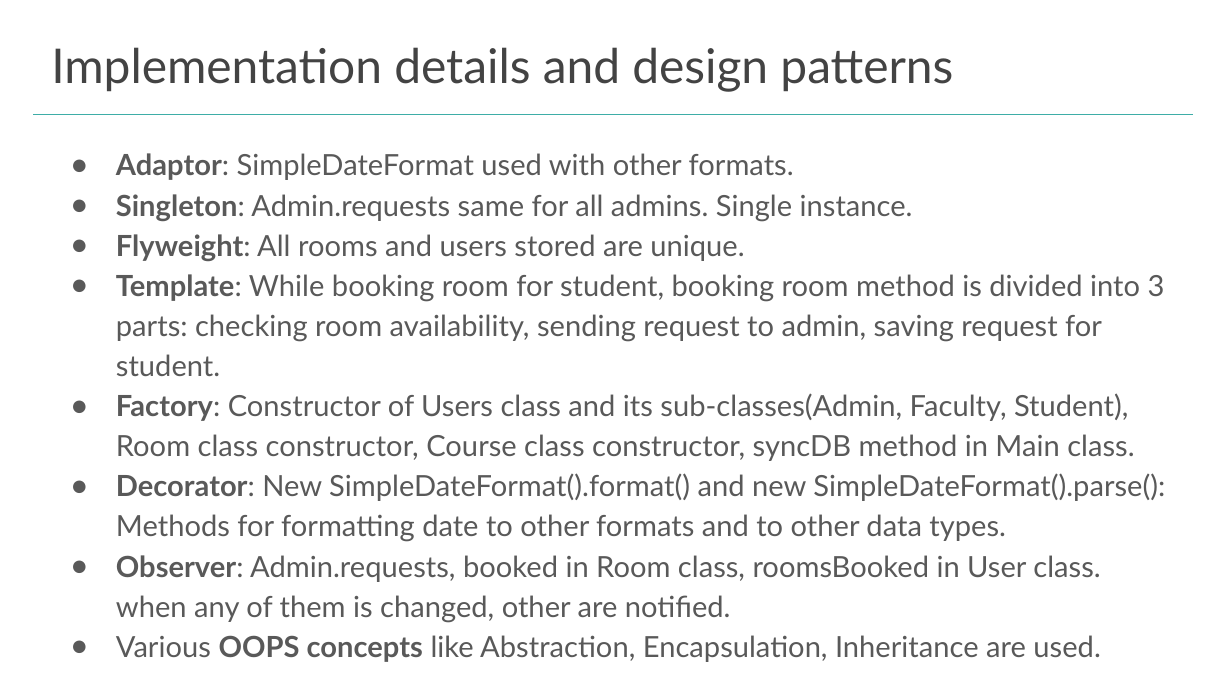
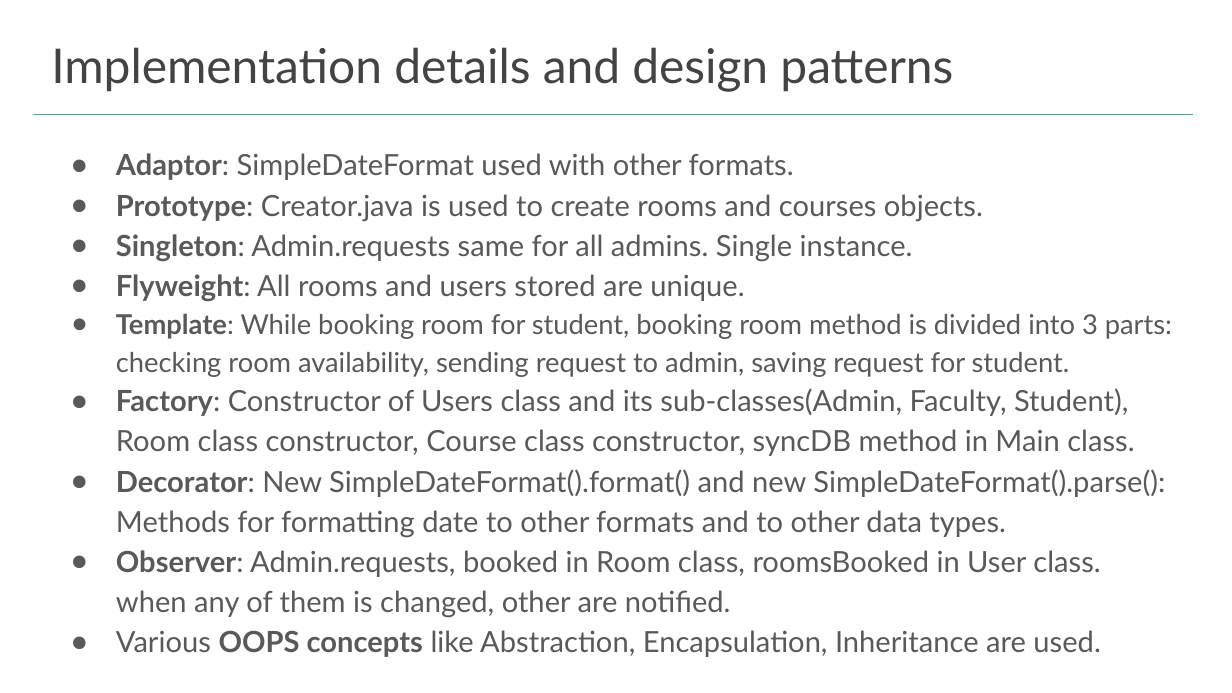
Before and after one commit to ankurs287/Classroom-Booking-System, a slide deck: slide 2 of src/resources/Classroom Booking System Presentation.pptx. Drawn at 1232x693 pixels with LibreOffice and Linux fonts; fonts in the diff are those of the drawing. Boxes give left, top, right and bottom in pixels: in the first picture for what was removed or moved away, otherwise in the second. Text is boxed around its words. In the diff, an @@ line names an element or a change of style, - is before the commit and + after.

```diff
--- a/src/resources/Classroom Booking System Presentation.pptx
+++ b/src/resources/Classroom Booking System Presentation.pptx
@@ text at [116, 194, 983, 221]: paragraph added @@
+● Prototype: Creator.java is used to create rooms and courses objects.
@@ text at [116, 313, 1172, 377]: size 17 to 16 pt in "Template: While booking room for student, booking ..."; indent changed @@
```
Also in this commit, not shown: 4 other files.
